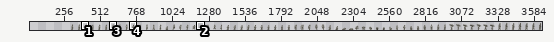
A pixel-art file gets an edit: support/seraphina-table-48-48.aseprite. Above: a wide view before the commit, with the close-up outlined.
Close-up. The starting point:
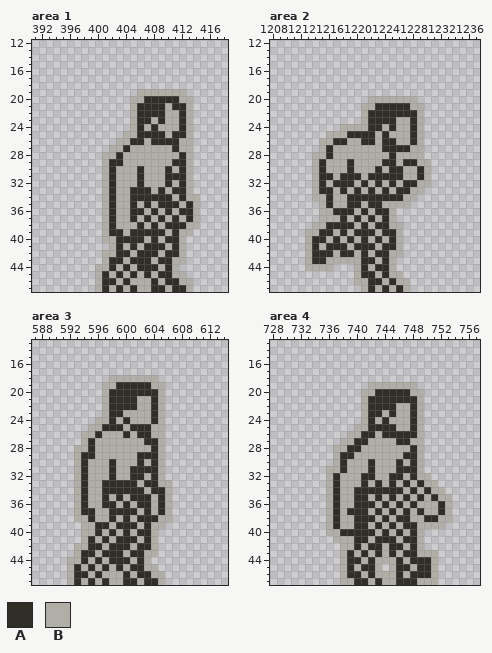
3408x48 pixels, 1 frame. Shown: area 1: x 391..418, y 12..47; area 2: x 1208..1237, y 12..47; area 3: x 587..614, y 13..47; area 4: x 728..757, y 13..47. The old version is drawn lined up with the new one, on the new canvas. The wide view leaves out empty margins. The commit also changed other parts of the picture, which this record leaves out.
Palette (. is transparent): A #302e27  B #b0aea7
Pixels before, area 1, first column x 400:
19 ......BBBBBBB..
20 .....BBAAAAABB.
21 .....BAAAABAAB.
22 .....BAAAABBAB.
23 .....BAABABBAB.
24 .....BABABBBAB.
25 ....BBAAAABAAB.
26 ...BBAABAAAABB.
27 ..BBABBBBBBABB.
28 .BBABBBBBBBBAB.
29 .BAABBBBBBBAAB.
30 .BABBBABBBABAB.
31 .BABBBABBBAAAB.
32 .BABBBABBBABAB.
33 .BABBAAABABAAB.
34 .BABBAAAAAABABB
35 .BABBABABAAABAB
36 .BABBAABABABAAB
37 .BABBABABABABAB
38 .BABBBABABAAABB
39 .BAABAAAAABABB.
40 .BBAAAABABAAB..
41 ..BABABAAABAB..
42 .BBAABAAABAAB..
43 .BAABAAABAABB..
44 BBABABAAABAB...
45 BABABABABAABB..
46 BAABABBBABAABB.
47 BABABABBAABAAB.
Pixels before, area 2, first column x 1213:
20 .........BBBBBBB..
21 ........BBAAAAABB.
22 ........BAAAAAAAB.
23 ........BAAAABBAB.
24 .....BBBBAABABBAB.
25 ...BBBAAAABABBBAB.
26 ..BBAABBAABAABBAB.
27 ..BABBBBBBBAAAABB.
28 .BBABBBBBBBBABBBB.
29 .BABBBABBBBAABAABB
30 .BABBBABBBABAABBAB
31 .BAABAAABAAAAABBAB
32 .BABAAABABABABAABB
33 .BAABABABABABAABB.
34 .BBABBAAAAAAAABB..
35 ..BABBAABAABBBB...
36 ..BBAAABABAAB.....
37 ..BBBABABABAB.....
38 .BBAAAABABAABB....
39 BBAABABAAABAAB....
40 BAABABABABABAB....
41 BABAAABAAABAAB....
42 BAAABAABABAABB....
43 BAABBBBBAABAB.....
44 BBBB...BABAAB.....
45 .......BAABABB....
46 .......BBAABABB...
47 ........BABABAB...
Pixels before, area 3, first column x 592:
18 ......BBBBBBB..
19 .....BBAAAAABB.
20 .....BAAAAAAAB.
21 .....BAAAABBAB.
22 .....BAAAABBAB.
23 .....BAABBBBAB.
24 ....BBABABBBAB.
25 ...BBAAABAAABB.
26 ..BBABBBABAABB.
27 ..BABBBBBBBAAB.
28 .BBABBBBBBBBAB.
29 .BAABBBBBBAAAB.
30 .BABBBABBBABAB.
31 .BABBBABBAAAAB.
32 .BABBBABBAABAB.
33 .BABBAAAAABAABB
34 .BABBAAAAAABAAB
35 .BABBABABAAABAB
36 .BABBAABABAABAB
37 .BAABBAAAABABAB
38 .BBABBABABAAABB
39 ..BBAABAAABABB.
40 ..BBABABABAAB..
41 ..BABABAAABAB..
42 .BBAABAAABAAB..
43 .BAABAAABAABB..
44 BBABABAAABAB...
45 BABABABABAABB..
46 BAABABBBABAABB.
47 BABABABBAABAAB.
Pixels before, area 4, first column x 736:
19 ......BBBBBBB.....
20 .....BBAAAAABB....
21 .....BAAAAAAAB....
22 .....BAAAABBAB....
23 .....BAABABBAB....
24 .....BABABBBAB....
25 ....BBAAAABBAB....
26 ...BBAABAAAAAB....
27 ..BBAABBBBAABB....
28 .BBAABBBBBBBAB....
29 .BAABBBBBBBAAB....
30 .BABBBABBBABAB....
31 BBABBBABBBAAAB....
32 BABBBAABBAABABB...
33 BABBBABABABABABB..
34 BABBAAAAAAABABABB.
35 BABBAABABABABABABB
36 BABBAAABABABABBBAB
37 BABAAABABABABABBAB
38 BABBAAABABAABBAABB
39 BABBAABABABAABBBB.
40 BBAAAAABABABAB....
41 .BBBAABAAABAAB....
42 ..BBABAABAABAB....
43 ..BABABABABAABBB..
44 ..BAABABBBABAAAB..
45 ..BABAAB.BAABAAB..
46 ..BAABABBBABAAAB..
47 ..BBAABABBAAABBB..
New version:
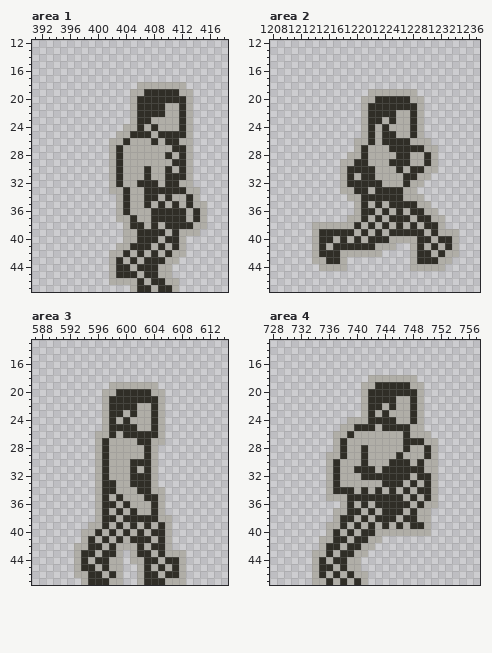
Changes in this commit:
canvas 3408x48 -> 3696x48, the old top-left corner now at 288,0
Changed rows in their new state; - is an unchanged pixel.
Area 1:
first column x 400:
18 ------BBBBBBB---
19 -----B-AAAAA-B--
20 ------A-----A---
21 -----------B----
23 ---------B------
24 ----B-----------
25 ---B-A--B-A-----
26 --B-ABB--B------
27 ---AB-------A---
28 -.--------A-----
29 -.B-------------
30 -.BA--BA--------
31 -.BA--BA--------
32 -.BA---AA--AB---
33 -.B-ABB-A-A---B-
34 -..-ABB--B--BA--
35 -..-AB----B----B
36 -..-ABB--A-A-BAB
37 -..----BA-A-ABAB
38 -...-A-------A-B
39 -...-B--------B-
40 -...BB-A--------
41 --.B--A-B-------
42 -.-B---B---B----
43 -.B---B-A-B-.---
44 ..BA------B.----
45 ..--A---ABB..---
46 ..B-B-A--ABB..--
47 .....BAAB-AB..--
Area 2:
first column x 1213:
19 ---------BBBBBBB------
20 --------B-AAAAA-B-----
21 ---------A-----A------
22 -------------BB-------
23 -----------B----------
24 -----...--BAB---------
25 ---.....B---A---------
26 --.....-B----AAB-B----
27 --.....-A--B---AABB---
28 -.....--A---BAA--AB---
29 -....-BAA--B-A-B-AB---
30 -....--AAAB-B--A--B---
31 -....B-BA-BBBBAAB-----
32 -....B-A-A--B--B-.----
33 -....B--ABA-A-B-.-----
34 -.....BB--------B-----
35 --.....BAB--AAAABB----
36 --.....--AB--ABAABB---
37 --....-BABABAAABAABB--
38 ---BBBBABAB--ABABAAB--
39 .---A-AB-BAB-AAAABABBB
40 .B-ABABABA-AB-BBAABAAB
41 .BAB--A----BB.-BABABAB
42 .B--ABB-B-B...-BAABABB
43 .BBAA-.......--BAAABB-
44 ..--BB-......--BBBBB--
45 -------.......--------
46 -------........-------
47 --------.......-------
Area 3:
first column x 592:
18 ------.......----
19 -----.-BBBBB-.---
20 ------B-----B----
21 ----------AA-----
23 ---------A-------
24 ----.------------
25 ---..B--A-BBA----
26 --..B-A--A--A----
27 --..-A----A-B----
28 -...-A-----AB.---
29 -...-A----B-B.---
30 -...-AB--A-AB.---
31 -...-AB---B-B.---
32 -...-AB----AB.---
33 -...---BB-A-B..--
34 -...---BBB-ABB.--
35 -...-----BB-AB.--
36 -...------BBAB.--
37 -...-AB-B--BAB.--
38 -...-A---A-------
39 --.-B---B----AB--
40 -----------BAAB--
41 --------B-A--AB--
42 -------BB--BAAB--
43 -------B.B-A-ABBB
44 .----ABB.-BAABAAB
45 .BA----B..BA-ABAB
46 .BBA--A-..B-A-AAB
47 ..--A---..---ABBB
Area 4:
first column x 734:
18 --------BBBBBBB-----
19 -------B-AAAAA-B----
20 --------A-----A-----
21 ------------BB------
22 ----------B---------
23 ---------BAB--------
24 -----BB--A-A--------
25 ----BBAA-B--AAB-----
26 ---BBA-BB-BBB-B-B---
27 ---BA-BB----B-AABB--
28 ----ABBA-----AB-AB--
29 --B--B-A----ABB-AB--
30 --BAB--AB--A-ABABB--
31 ---AB-AA--AA---ABB--
32 ---------AA--ABAAB--
33 -------B-BA-ABABA---
34 ----AAB-B-B-BABA--.-
35 ---B-A--A-A-ABABAB..
36 --..-AB-BA-A-ABA--..
37 --.B---BABA-ABAB-...
38 --.BAAB-BA-AB-A-B...
39 ---BA--BABABAB-A-..-
40 ---AB-B---B-B-B-B---
41 -BBAA----B......----
42 -BAA-A--B.......----
43 BBABA--B..........--
44 BABAABB...........--
45 BAABAB-...-.......--
46 BABA--B-..........--
47 BBABA--B..........--
